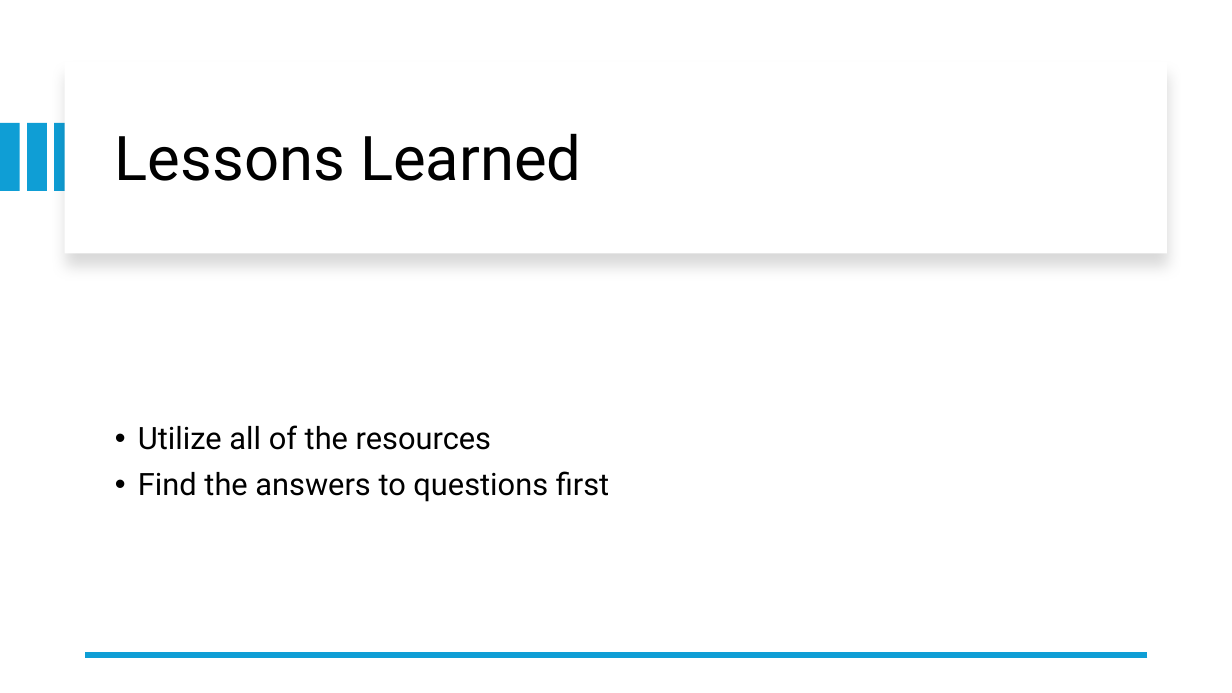
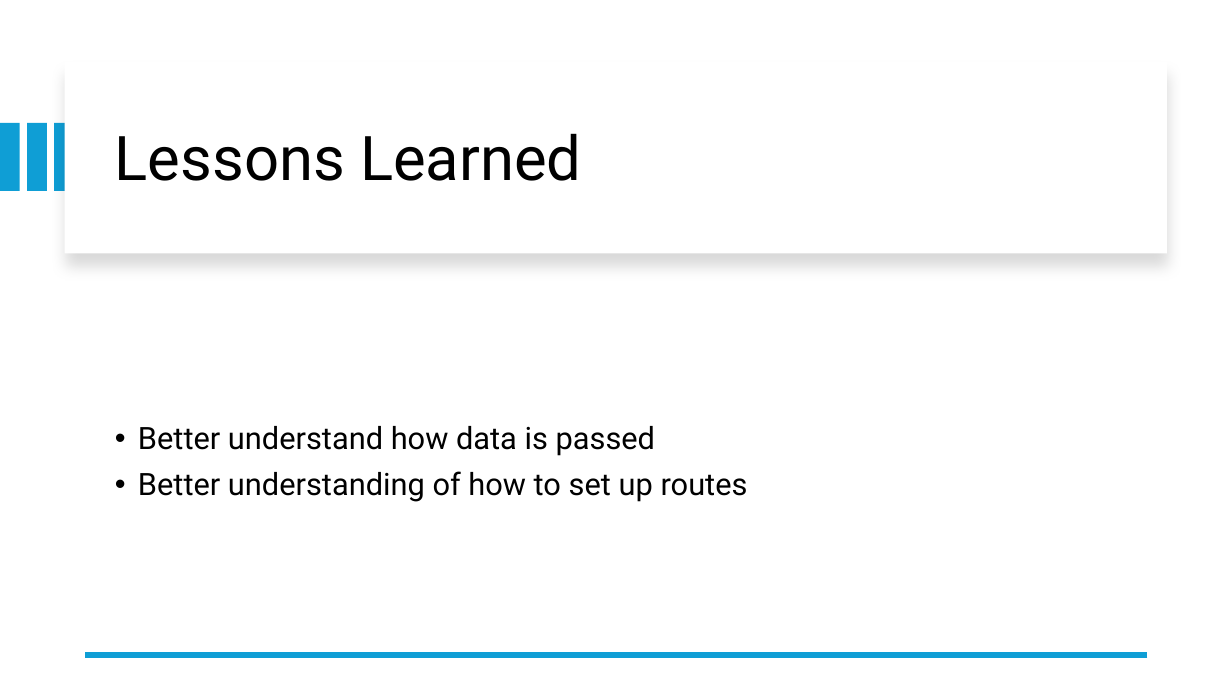
Before and after one commit to dempseyevans/cst323Hku, a slide deck: slide 5 of cst391/milestone/docs/SoulJournal.pptx. Drawn at 1232x693 pixels with LibreOffice and Linux fonts; fonts in the diff are those of the drawing. Boxes give left, top, right and bottom in pixels: in the first picture for what was removed or moved away, otherwise in the second. Text is boxed around its words. In the diff, an @@ line names an element or a change of style, - is before the commit and + after.

```diff
--- a/cst391/milestone/docs/SoulJournal.pptx
+++ b/cst391/milestone/docs/SoulJournal.pptx
@@ text at (x1=138, y1=426, x2=748, y2=502): text changed @@
-• Utilize all of the resources
-• Find the answers to questions first
+• Better understand how data is passed
+• Better understanding of how to set up routes
```
Also in this commit, not shown: 3 other slides changed.
